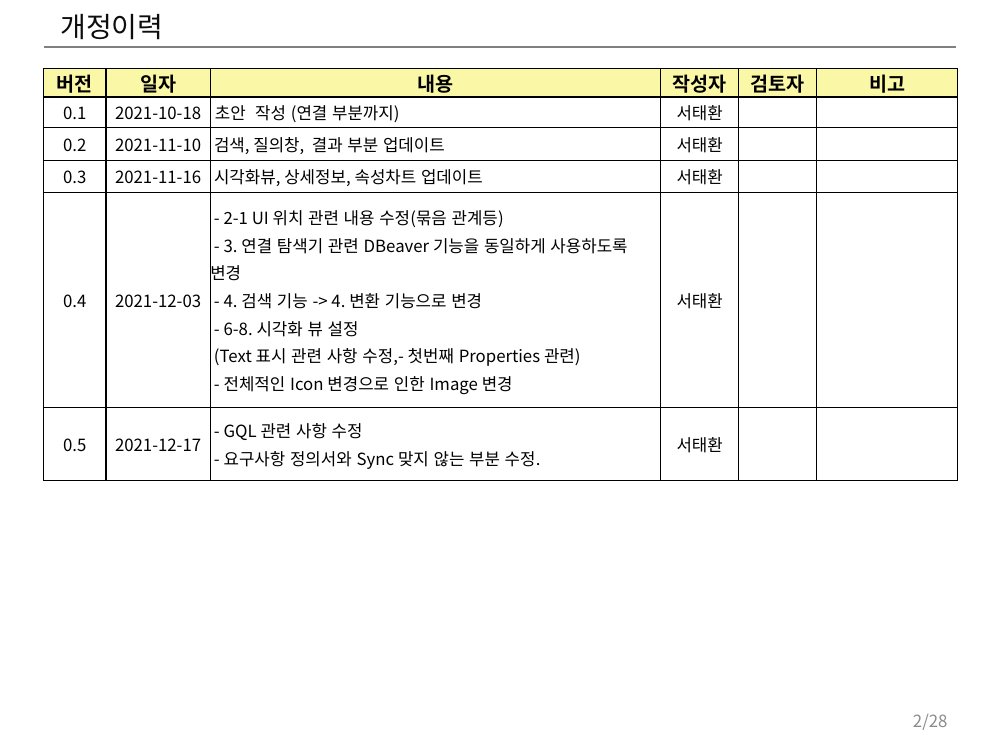
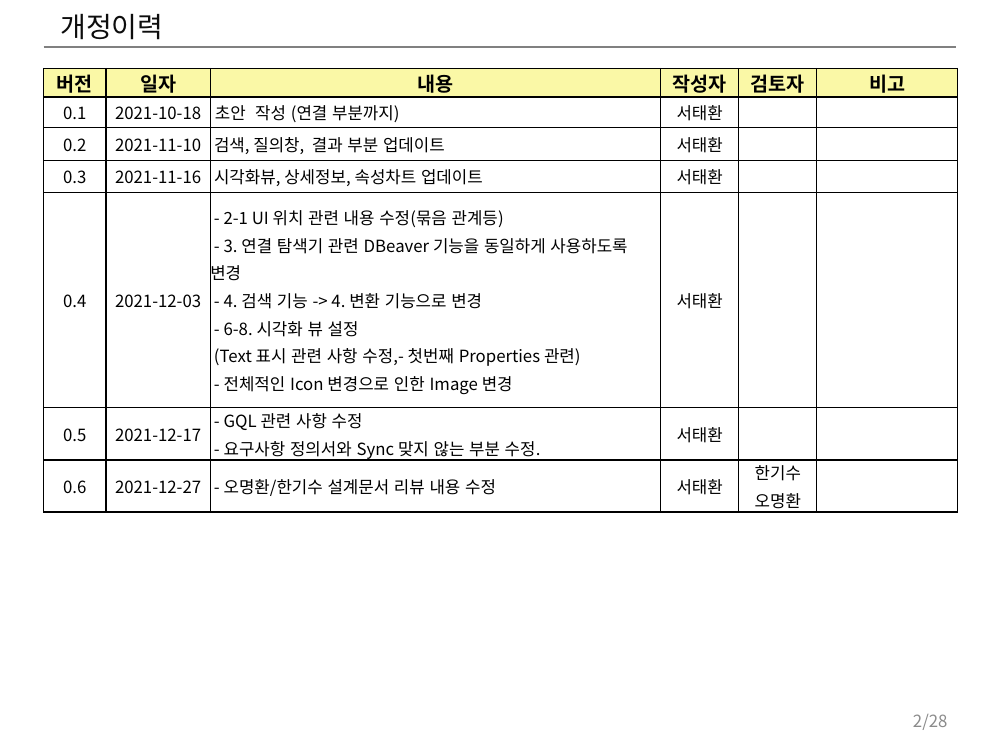
Before and after one commit to postech-dblab-iitp/visual-tool, a slide deck: slide 2 of ViT_docs/시각화도구_UI_UX_기획서.pptx. Drawn at 1008x756 pixels with LibreOffice and Linux fonts; fonts in the diff are those of the drawing. Boxes give left, top, right and bottom in pixels: in the first picture for what was removed or moved away, otherwise in the second. Text is boxed around its words. In the diff, an @@ line names an element or a change of style, - is before the commit and + after.

Commit message:
GDBMS를 위한 시각화 도구 설계 리뷰 후 수정 사항 적용. (Teams를통해 리뷰 진행)

```diff
--- a/ViT_docs/시각화도구_UI_UX_기획서.pptx
+++ b/ViT_docs/시각화도구_UI_UX_기획서.pptx
@@ table at <box>43,69,956,516</box> @@
+row 7: 0.6 | 2021-12-27 | - 오명환/한기수 설계문서 리뷰 내용 수정 | 서태환 | 한기수 / 오명환 | 
```
Also in this commit, not shown: 7 other slides changed, 3 other files.
